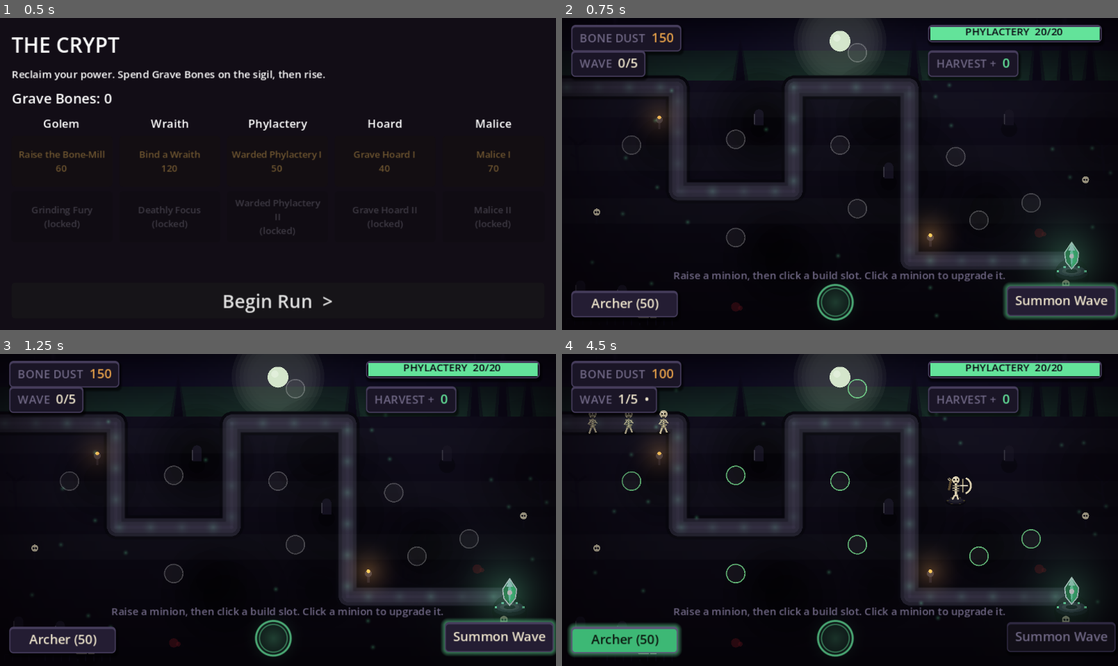
Above: before the commit, frames 1-4 (two rows, left to right).
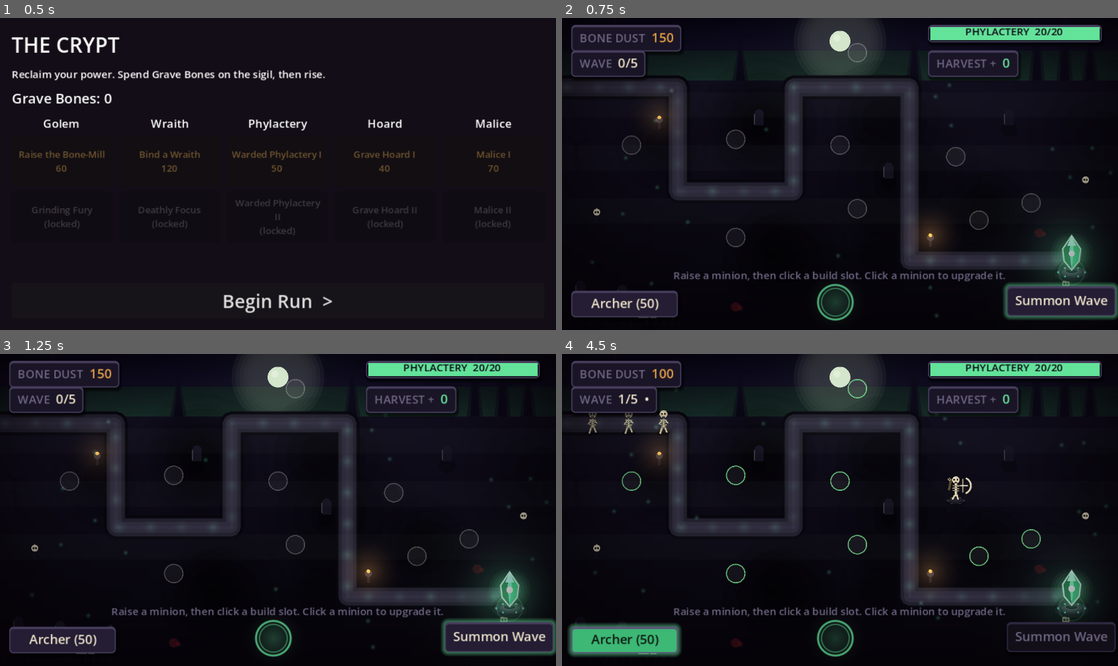
Above: after the commit, the same moments.

Repository: aschollwoeck/debonethemall
Game: Godot game, scene res://scenes/hub/hub.tscn
The game is run twice, just before and just after one commit, with the same random seed, the same clock (stepped at 60 frames per second) and the same inputs.
Inputs (mouse positions are in pixels of both pictures, inside the frame that each line leads up to):
- Up to frame 1 (0.5 s): no input
- Up to frame 2 (0.75 s): click "Begin Run >" at 0.5 s
- Up to frame 3 (1.25 s): no input
- Up to frame 4 (4.5 s): click "Summon Wave" at 1.25 s; click "Archer (50)" at 2 s; click "Archer (50)" at 2.75 s; click "Archer (50)" at 3.5 s; tap A at 4.25 s; move the mouse to (962, 494) at 4.27 s; hold Shift from 4.28 s (still down); click (962, 494) at 4.42 s

Frame 1 is identical in both runs. In frame 2, 0.3% of the frame differs, in the area x 89-95%, y 69-85%; in frame 3, 0.4%; in frame 4, 0.4%, in the area x 89-95%, y 69-86%.

Commit message:
feat(visual): smooth faceted phylactery (M2b slice 4)
Repaint the phylactery for the native-res smooth world: a larger faceted crystal
seated in the socket, a soft emissive aura, antialiased outline/cracks, and a
smoother dais whose 2x2 pixel rune-ticks become smooth accent rune-glyphs + a
faint rune-etched ring, with the crystal's light catching the surrounding stone.
Life-driven green->red + progressive fractures unchanged. 66 tests green;
screenshot-verified.

Co-Authored-By: Claude Opus 4.8 (1M context) <noreply@anthropic.com>
Claude-Session: https://claude.ai/code/session_01P8fbTuTW77i57Wh6oPPauN

Diff:
--- a/scripts/core/phylactery.gd
+++ b/scripts/core/phylactery.gd
@@ -65,36 +65,51 @@
 	var hi: Color = NECRO[2].lerp(BLOOD[2], t)
 	var spark: Color = NECRO[3].lerp(BLOOD[3], t)
 
-	_draw_dais()
+	_draw_dais(spark)
 
-	# crystal floats + bobs gently above the dais
-	var c := Vector2(0, -3 + sin(_pulse) * 0.8)
-	draw_set_transform(c, 0.0, Vector2.ONE)
+	# soft emissive aura behind the crystal — a painterly core the lighting pass then blooms
+	_soft(Vector2(0, -6), 18.0, Color(hi.r, hi.g, hi.b, 0.10 + 0.06 * pulse))
+
+	# crystal floats + bobs gently above the dais, seated in the socket. Scaled up (§0 restyle)
+	# for presence; the whole crystal draws in this scaled local frame.
+	var c := Vector2(0, -5 + sin(_pulse) * 0.8)
+	draw_set_transform(c, 0.0, Vector2(1.3, 1.3))
 	# facets: left (dark) · right (mid) · centre highlight sliver · top glint
 	draw_colored_polygon(PackedVector2Array([APEX, Vector2(-6, -4), Vector2(-5, 4), Vector2(0, 10)]), lo)
 	draw_colored_polygon(PackedVector2Array([APEX, Vector2(6, -4), Vector2(5, 4), Vector2(0, 10)]), mid)
 	draw_colored_polygon(PackedVector2Array([APEX, Vector2(-1.5, -3), Vector2(0, 10), Vector2(1.5, -3)]), hi)
 	draw_colored_polygon(PackedVector2Array([APEX, Vector2(-3, -6), Vector2(3, -6)]), hi.lerp(spark, 0.5))
-	# revealed cracks
+	# revealed cracks (antialiased hairlines)
 	var shown := int(round(t * _cracks.size()))
 	for i in shown:
-		draw_polyline(_cracks[i], Color(0.02, 0.02, 0.03, 0.9), 1.0)
+		draw_polyline(_cracks[i], Color(0.02, 0.02, 0.03, 0.9), 0.8, true)
 	# outline + inner spark
-	draw_polyline(_sil + PackedVector2Array([APEX]), Color(spark.r, spark.g, spark.b, 0.5 + 0.4 * pulse), 1.0)
+	draw_polyline(_sil + PackedVector2Array([APEX]), Color(spark.r, spark.g, spark.b, 0.5 + 0.4 * pulse), 0.8, true)
 	draw_circle(Vector2(0, -1), 1.6 + 0.6 * pulse, Color(spark.r, spark.g, spark.b, 0.7 + 0.3 * pulse))
 	draw_set_transform(Vector2.ZERO, 0.0, Vector2.ONE)
 
 
-func _draw_dais() -> void:
-	draw_circle(Vector2(0, 13), 15.0, Color(0, 0, 0, 0.4))            # shadow
-	_ellipse(Vector2(0, 11), 14.0, 5.5, STONE_DARK)                   # base
-	_ellipse(Vector2(0, 9), 12.0, 4.5, STONE_RIM)                     # rim
-	_ellipse(Vector2(0, 9), 8.5, 3.0, STONE_LIT)                      # lit inner
-	_ellipse(Vector2(0, 9), 5.0, 1.8, STONE_DARK)                    # socket the crystal sits in
-	for i in 4:                                                        # rune ticks on the rim
-		var a := PI + i * PI / 3.0
-		var p := Vector2(cos(a) * 12.0, 9.0 + sin(a) * 4.0)
-		draw_rect(Rect2(p.x - 1, p.y - 1, 2, 2), RUNE)
+func _draw_dais(spark: Color) -> void:
+	draw_circle(Vector2(0, 14), 16.0, Color(0, 0, 0, 0.4))            # soft shadow
+	_ellipse(Vector2(0, 12), 15.0, 6.0, STONE_DARK)                  # base
+	_ellipse(Vector2(0, 10), 13.0, 4.8, STONE_RIM)                  # rim
+	_ellipse(Vector2(0, 10), 9.0, 3.2, STONE_LIT)                   # lit inner
+	# the crystal's light catching the stone around the socket
+	_ellipse(Vector2(0, 9), 6.0, 2.2, Color(spark.r, spark.g, spark.b, 0.12))
+	_ellipse(Vector2(0, 9), 5.0, 1.8, STONE_DARK)                   # socket the crystal sits in
+	# rune-etched ring: a faint accent circle + smooth rune glyphs on the rim
+	draw_arc(Vector2(0, 10), 11.0, 0, TAU, 40, Color(RUNE.r, RUNE.g, RUNE.b, 0.18), 1.0, true)
+	for i in 6:
+		var a := PI + i * TAU / 6.0
+		var p := Vector2(cos(a) * 11.5, 10.0 + sin(a) * 4.2)
+		draw_circle(p, 0.9, Color(RUNE.r, RUNE.g, RUNE.b, 0.7))
+
+
+## A soft filled glow (layered translucent circles → radial-gradient feel) for the crystal aura.
+func _soft(c: Vector2, r: float, col: Color) -> void:
+	for i in 4:
+		var k := i / 4.0
+		draw_circle(c, r * (1.0 - k * 0.6), Color(col.r, col.g, col.b, col.a * (0.35 + k * 0.25)))
 
 
 func _ellipse(center: Vector2, rx: float, ry: float, col: Color) -> void:
Not shown, changed: CHANGELOG.md
